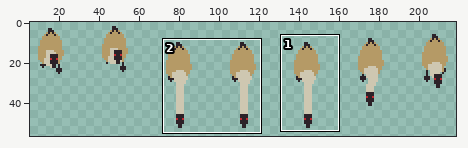
Sprite sheet: art/boss/boss-attack-down.png. Above: a wide view before the commit, with the close-up outlined.
Close-up. First the earlier version:
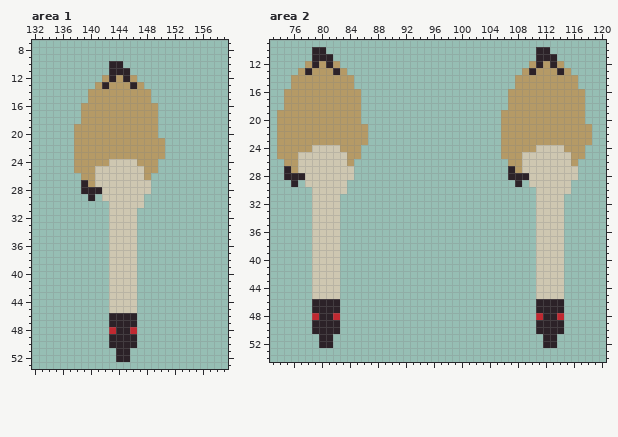
The file is 224x64 pixels. Shown: area 1: x 132..159, y 7..53; area 2: x 73..120, y 9..54. The wide view leaves out empty margins. The commit also changed other parts of the picture, which this record leaves out.
And afterwards:
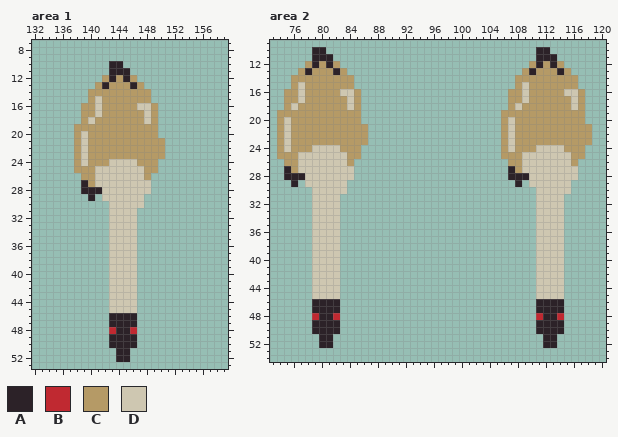
Palette (. is transparent): A #2c2228  B #c02931  C #b59a66  D #cec7b1
The exact change:
Area 1:
Colour C becomes colour D in row 15 at x 141; in row 16 at x 141 and 147 to 148; in row 17 at x 141 and 148; in row 18 at x 140 and 148; in rows 20 to 24 at x 139.
Area 2:
Colour C becomes colour D in row 15 at x 77 and 109; in row 16 at x 77, 83 to 84, 109 and 115 to 116; in row 17 at x 77, 84, 109 and 116; in row 18 at x 76, 84, 108 and 116; in rows 20 to 24 at x 75 and 107.
Pixel boxes of the changes (left, top, right, bottom) in both close-ups:
changed: (81, 96, 102, 166)
changed: (137, 103, 151, 124)
changed: (284, 82, 305, 152)
changed: (508, 82, 529, 152)
changed: (340, 89, 354, 110)
changed: (564, 89, 578, 110)
